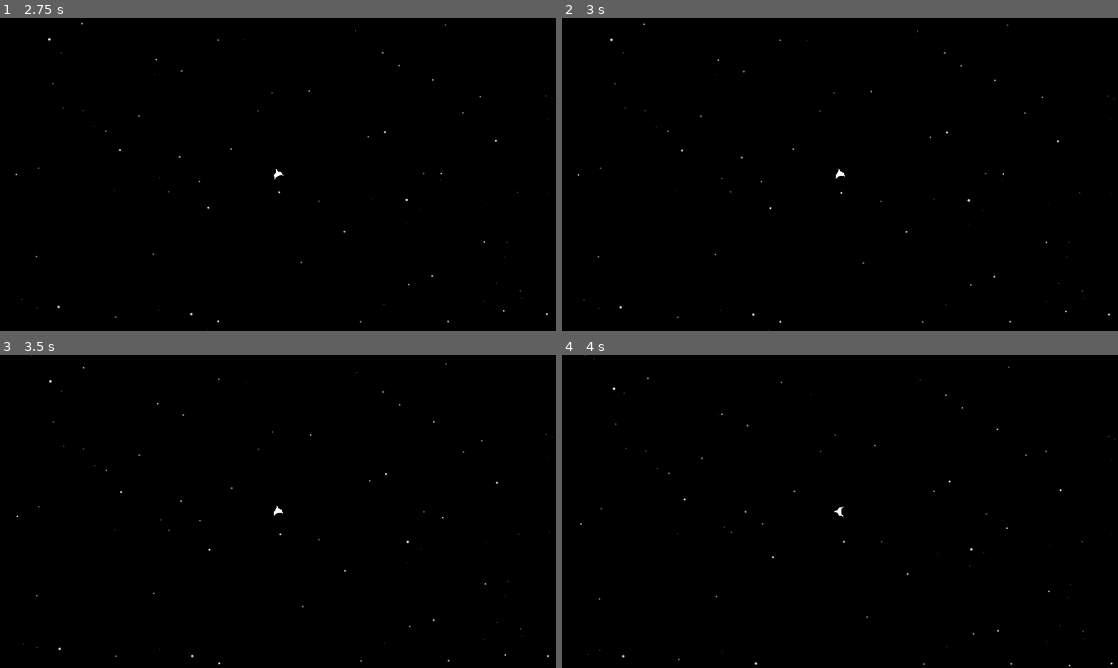
Above: before the commit, frames 1-4 (two rows, left to right).
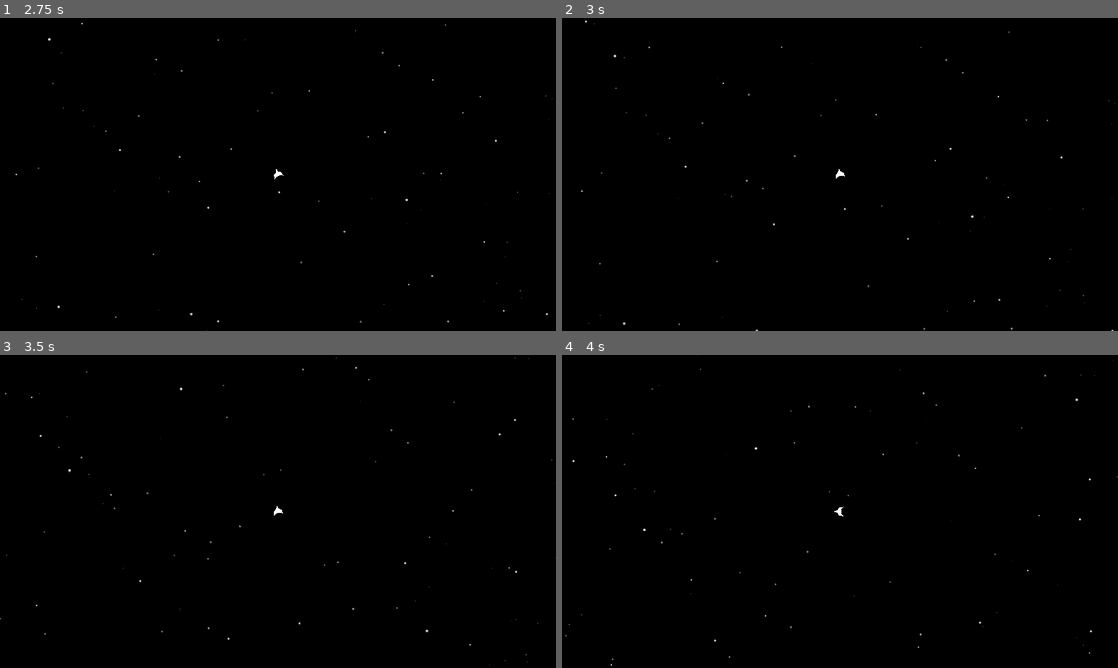
Above: after the commit, the same moments.

Repository: krets/space-octo
Game: Godot game, scene res://scenes/Game.tscn
Two runs of this game, one before a commit and one after it. Both use one fixed random seed, a clock stepped at 60 frames per second and the inputs below.
Inputs:
- Up to frame 1 (2.75 s): tap Enter at 0.5 s; hold D (turn_right) 0.53-1.28 s; hold / (dash, bound only after the commit) 0.53-1.28 s; hold S (brake) 1.28-2.03 s; tap / (dash, bound only after the commit) at 1.35 s; tap Space at 2 s; hold D (turn_right) from 2.03 s (still down); hold / (dash, bound only after the commit) from 2.03 s (still down)
- Up to frame 2 (3 s): tap Enter at 2.75 s; release D (turn_right) at 2.78 s; release / (dash, bound only after the commit) at 2.78 s; hold W (thrust) from 2.78 s (still down); tap / (dash, bound only after the commit) at 2.85 s
- Up to frame 3 (3.5 s): keep holding W (thrust)
- Up to frame 4 (4 s): release W (thrust) at 3.53 s; hold A (turn_left) from 3.53 s (still down); hold / (dash, bound only after the commit) from 3.53 s (still down)

Frame 1 is identical in both runs. In frame 2, 0.2% of the frame differs, in the area x 2-100%, y 0-100%; in frame 3, 0.2%, in the area x 0-100%, y 0-100%; in frame 4, 0.2%.

Commit message:
Added Dash and Power Dash
While thursting, if one presses the (-) key they get a small burst of speed. If you hold it for longer than 1 second you get a bigger longer burst.

The fiction is that you are dumping a small amount of hyperfuel into your impulse drive. So theoretically it has a fuel cost perhaps.

Diff:
--- a/project.godot
+++ b/project.godot
@@ -78,6 +78,12 @@
 , Object(InputEventKey,"resource_local_to_scene":false,"resource_name":"","device":-1,"window_id":0,"alt_pressed":false …(186 unchanged characters)…
 ]
 }
+dash={
+"deadzone": 0.2,
+"events": [Object(InputEventJoypadButton,"resource_local_to_scene":false,"resource_name":"","device":-1,"button_index":1,"pressure":0.0,"pressed":true,"script":null)
+, Object(InputEventKey,"resource_local_to_scene":false,"resource_name":"","device":-1,"window_id":0,"alt_pressed":false,"shift_pressed":false,"ctrl_pressed":false,"meta_pressed":false,"pressed":false,"keycode":0,"physical_keycode":47,"key_label":0,"unicode":45,"location":0,"echo":false,"script":null)
+]
+}
 
 [physics]
 
--- a/scripts/player.gd
+++ b/scripts/player.gd
@@ -1,24 +1,90 @@
 extends CharacterBody2D
 
 @onready var default_modulate = $ShipPolygon.modulate
-@export var thrust_speed : float = 100
-@export var brake_speed : float = 50
+
+@export var thrust_speed : float = 400
+@export var brake_speed : float = 400
 @export var turn_rate : float = 3.0
-@export var max_speed : float = 200
+@export var max_speed : float = 600
+
+# Dash parameters
+@export var dash_speed : float = 1200
+@export var dash_duration : float = 0.2
+@export var dash_cooldown : float = 1.0
+
+# Power dash parameters
+@export var power_dash_speed : float = 4000
+@export var power_dash_duration : float = 0.5
+@export var power_dash_cooldown : float = 0.1
+@export var power_dash_charge_time : float = 1
+
+# Dash state
+var is_dashing = false
+var dash_time = 0.0
+var dash_cooldown_timer = 0.0
+var dash_direction = Vector2.ZERO
+
+# Charging state
+var is_charging = false
+var charge_timer = 0.0
 
 
 func _physics_process(delta: float) -> void:
+	# Handle rotation
 	if Input.is_action_pressed("turn_left"):
 		rotation -= turn_rate * delta
 	elif Input.is_action_pressed("turn_right"):
 		rotation += turn_rate * delta
 
-	if Input.is_action_pressed("thrust"):
-		var thrust = Vector2(cos(rotation), sin(rotation)) * thrust_speed
-		velocity += thrust * delta
-		velocity = velocity.limit_length(max_speed)
+	# Handle dash button press (only if thrusting)
+	if Input.is_action_pressed("dash") and Input.is_action_pressed("thrust") and dash_cooldown_timer <= 0.0 and not is_dashing:
+		if not is_charging:
+			is_charging = true
+			charge_timer = 0.0
+		charge_timer += delta
 
-	if Input.is_action_pressed("brake"):
-		velocity = velocity.move_toward(Vector2.ZERO, brake_speed * delta)
+	# Handle dash button release
+	if Input.is_action_just_released("dash") and is_charging and dash_cooldown_timer <= 0.0:
+		is_charging = false
+
+		# Only perform dash if thrusting
+		if Input.is_action_pressed("thrust"):
+			dash_direction = Vector2(cos(rotation), sin(rotation))
+
+			if charge_timer >= power_dash_charge_time:
+				# Power dash
+				is_dashing = true
+				dash_time = power_dash_duration
+				dash_cooldown_timer = power_dash_cooldown
+				velocity = dash_direction * power_dash_speed
+			else:
+				# Normal dash
+				is_dashing = true
+				dash_time = dash_duration
+				dash_cooldown_timer = dash_cooldown
+				velocity = dash_direction * dash_speed
+
+	# Handle dash timing
+	if is_dashing:
+		# Cancel dash early if thrust is released
+		if not Input.is_action_pressed("thrust"):
+			is_dashing = false
+		else:
+			dash_time -= delta
+			if dash_time <= 0.0:
+				is_dashing = false
+	else:
+		# Apply thrust and brake normally
+		if Input.is_action_pressed("thrust"):
+			var thrust = Vector2(cos(rotation), sin(rotation)) * thrust_speed
+			velocity += thrust * delta
+			velocity = velocity.limit_length(max_speed)
+
+		if Input.is_action_pressed("brake"):
+			velocity = velocity.move_toward(Vector2.ZERO, brake_speed * delta)
+
+	# Cooldown countdown
+	if dash_cooldown_timer > 0.0:
+		dash_cooldown_timer -= delta
 
 	move_and_slide()
